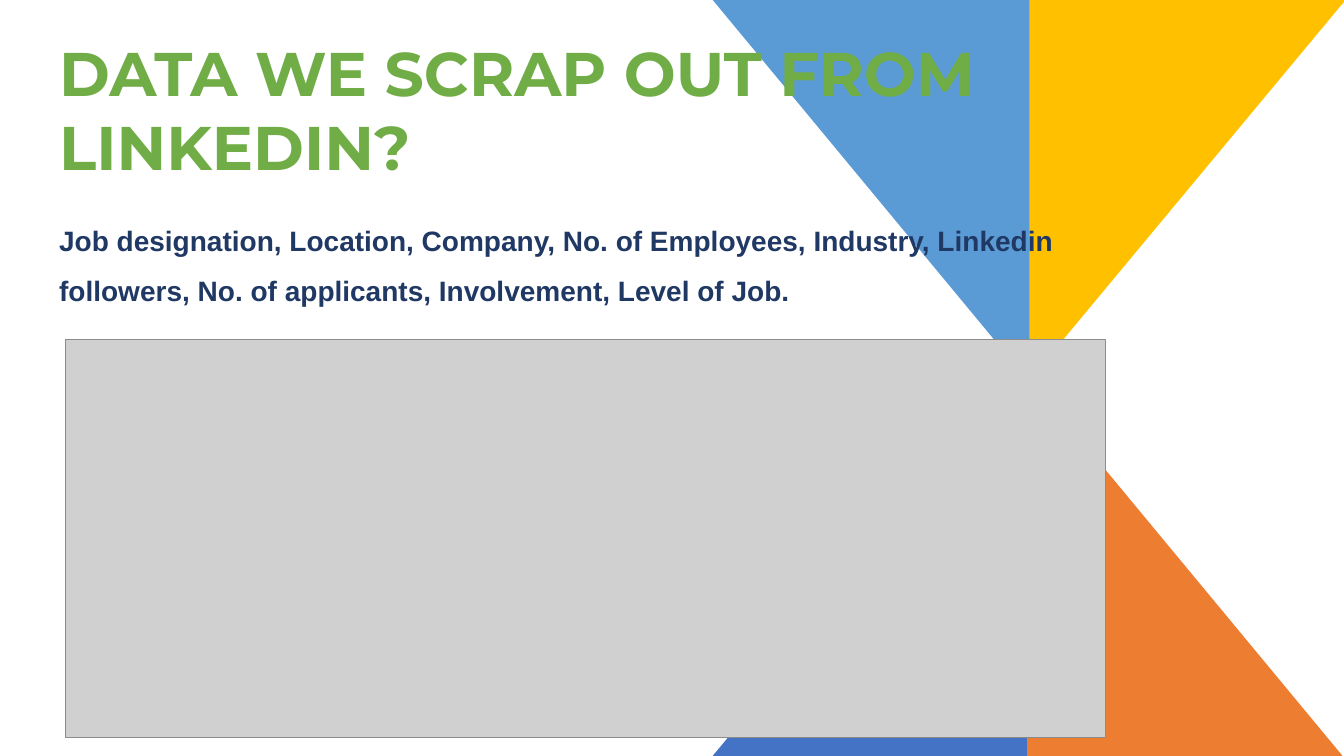
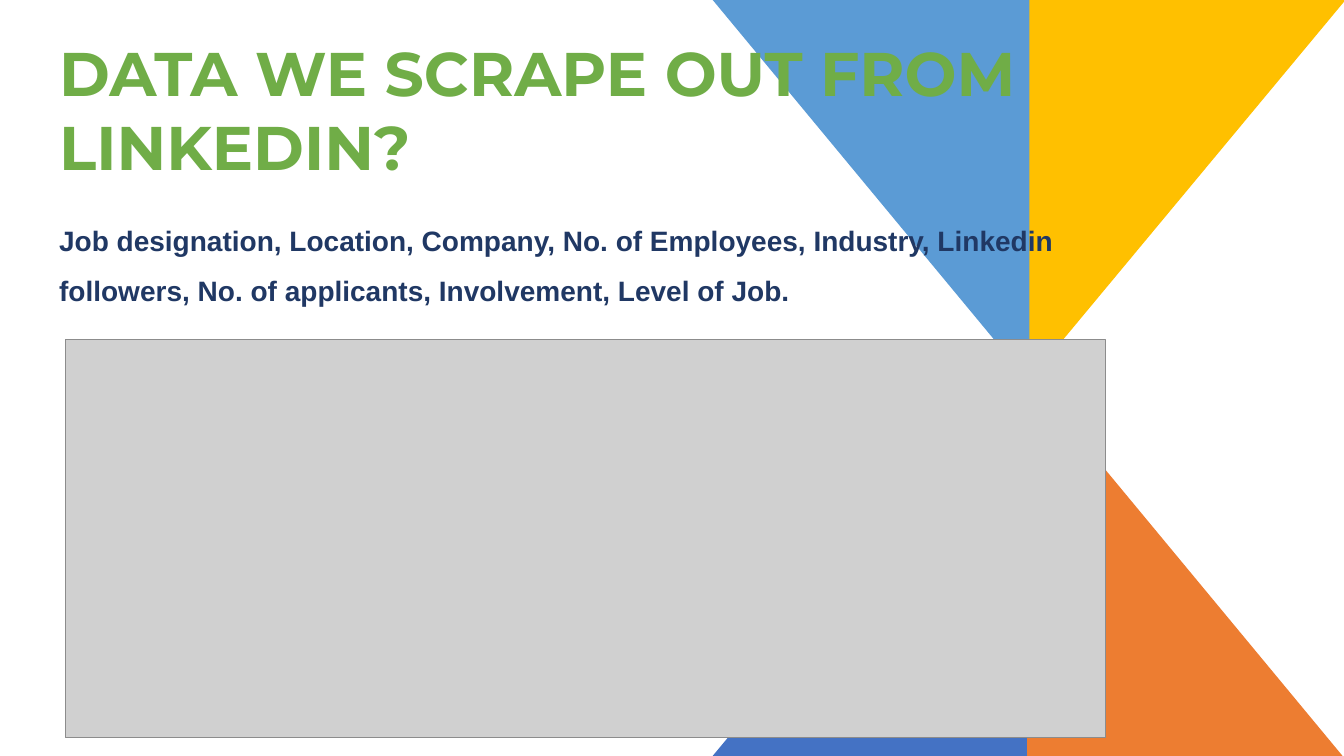
Before and after one commit to khetanayush/Linkedin-Jobs-Analysis, a slide deck: slide 6 of Linkedin Job Analytics PPT.pptx. Drawn at 1344x756 pixels with LibreOffice and Linux fonts; fonts in the diff are those of the drawing; grey boxes stand for pictures. Boxes give left, top, right and bottom in pixels: in the first picture for what was removed or moved away, otherwise in the second. Text is boxed around its words. In the diff, an @@ line names an element or a change of style, - is before the commit and + after.

```diff
--- a/Linkedin Job Analytics PPT.pptx
+++ b/Linkedin Job Analytics PPT.pptx
@@ title at (59,36,1015,171): text changed @@
-DATA WE SCRAP OUT FROM LINKEDIN?
+DATA WE SCRAPE OUT FROM LINKEDIN?
```
